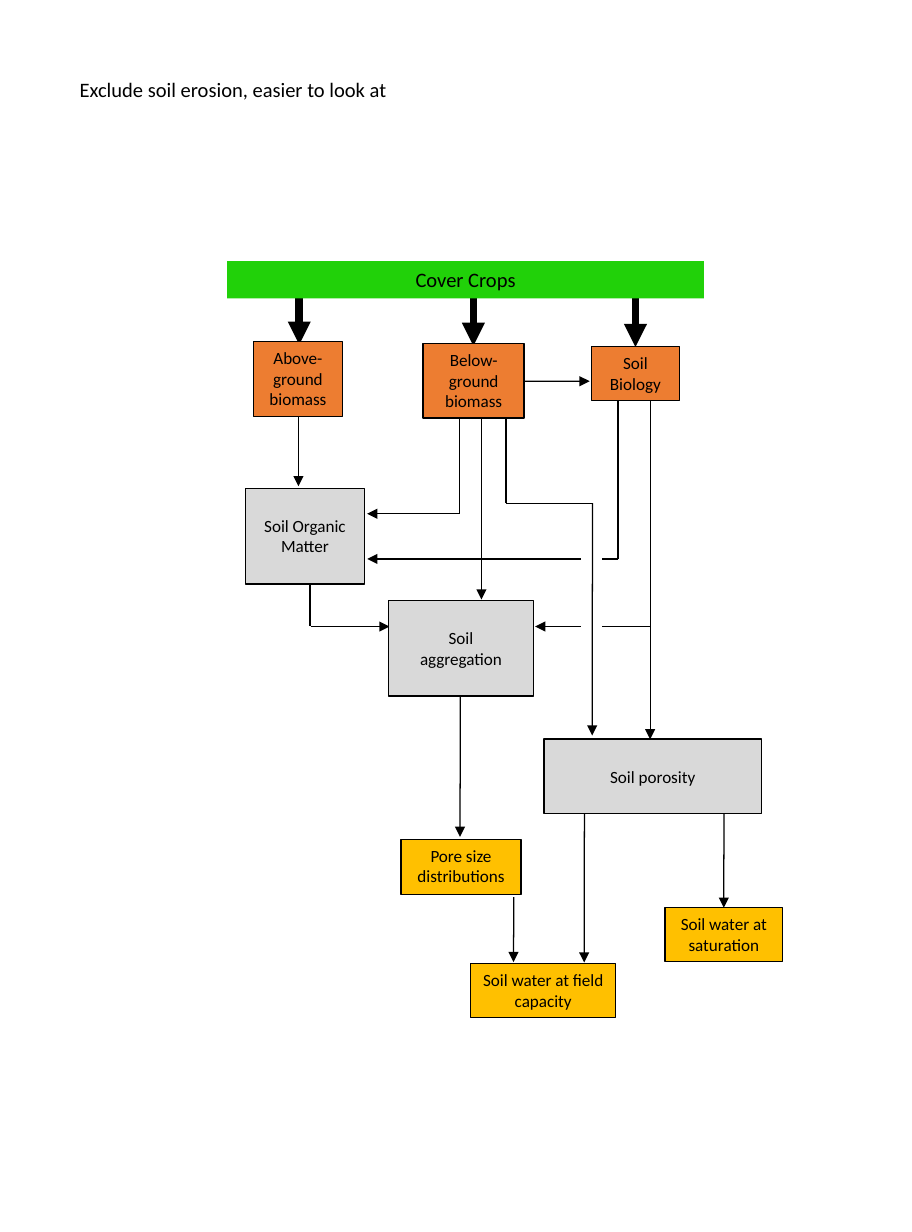
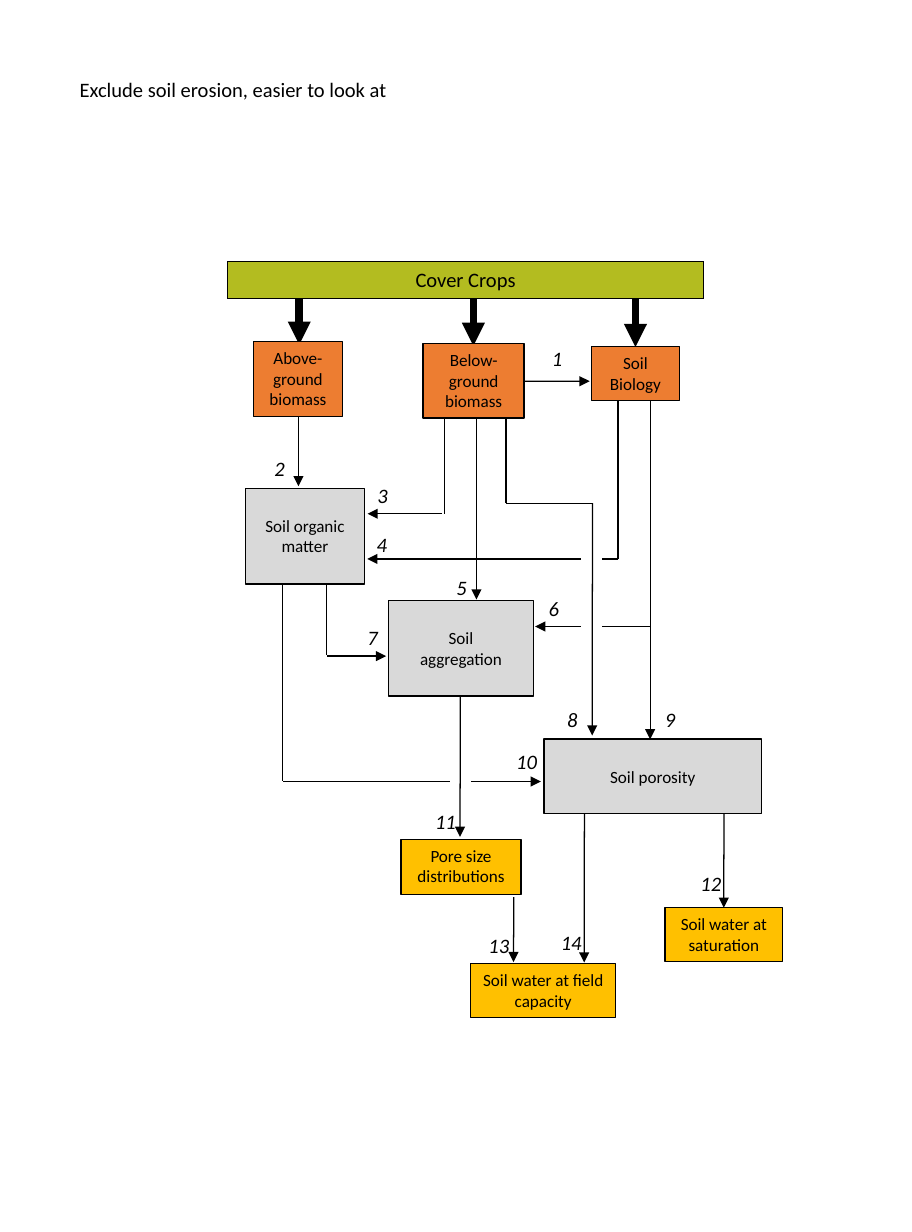
Before and after one commit to vanichols/ghproj_sare18, a slide deck: slide 6 of manu/schematics-v2.pptx. Drawn at 912x1232 pixels with LibreOffice and Linux fonts; fonts in the diff are those of the drawing. Boxes give left, top, right and bottom in pixels: in the first picture for what was removed or moved away, otherwise in the second. Text is boxed around its words. In the diff, an @@ line names an element or a change of style, - is before the commit and + after.

```diff
--- a/manu/schematics-v2.pptx
+++ b/manu/schematics-v2.pptx
@@ rectangle "Cover Crops" at [227, 261, 704, 298]: fill #21D109 to #B3BC20; outline none to #000000 0.75 pt @@
@@ line moved from (460, 414) - (460, 514) to (444, 414) - (444, 514) @@
@@ arrow moved from (482, 405) - (482, 600) to (477, 405) - (477, 600) @@
@@ text in rectangle at [265, 520, 345, 552]: text changed @@
-Soil Organic Matter
+Soil organic matter
@@ arrow moved from (458, 514) - (367, 514) to (442, 514) - (367, 514) @@
@@ line moved from (311, 556) - (311, 626) to (327, 585) - (327, 656) @@
@@ arrow moved from (311, 627) - (389, 627) to (327, 657) - (386, 657) @@
@@ group added at [274, 352, 721, 956]: 14 texts, 1 line, 1 arrow @@
+1
+2
+3
+4
+5
+8
+9
+6
+7
+10
+11
+13
+14
+12
```
Also in this commit, not shown: 12 other files.
